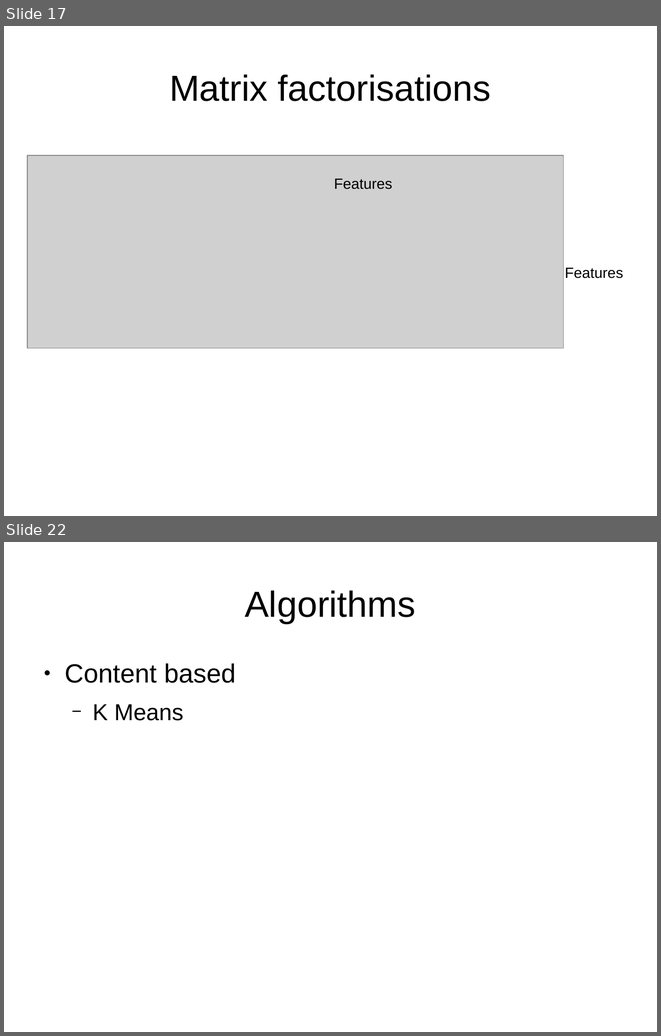
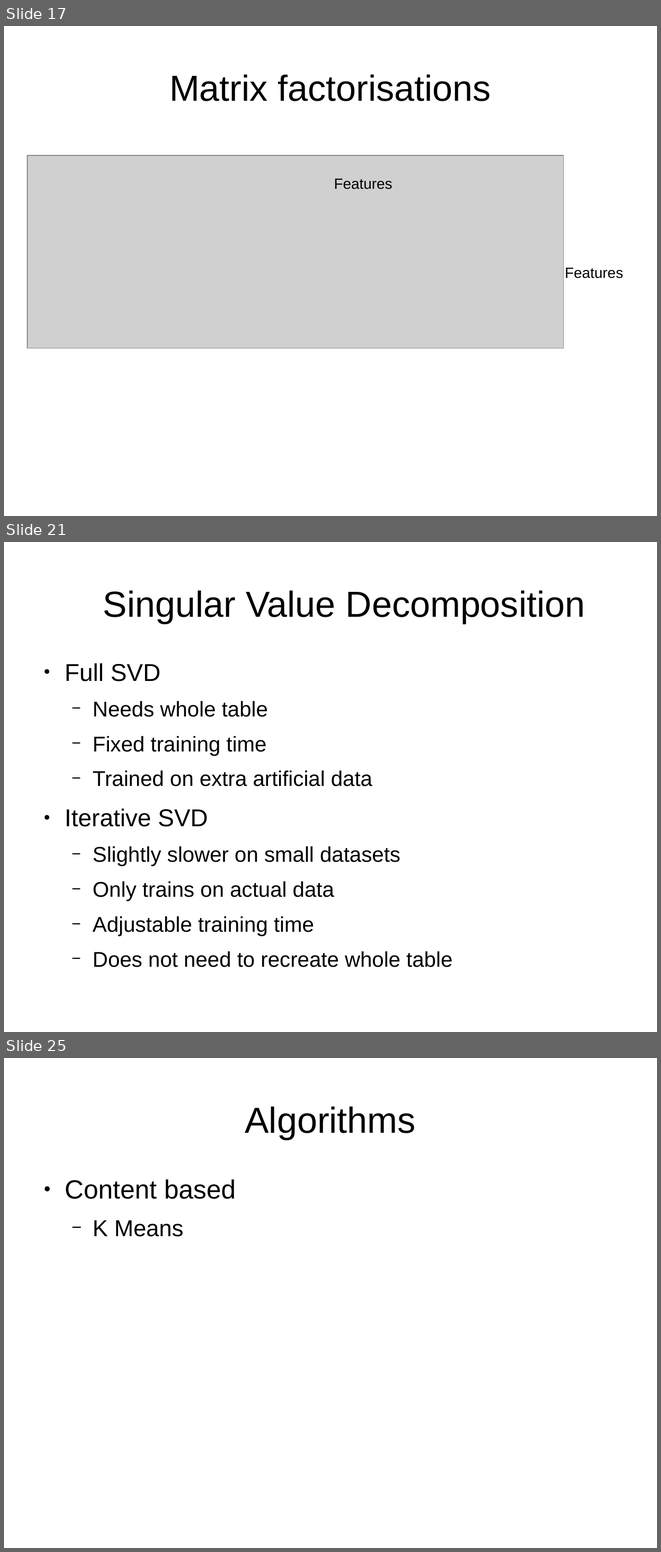
Before and after one commit to DriesSmit/Recommendation-System, a slide deck: Presentation.odp. Shown one above the other, each under a label of ours: slides 17 and 22 before the commit, slides 17, 21 and 25 after it; the slides between them are not shown. The pictures are 661x1036 and 661x1552 pixels, drawn with LibreOffice and Linux fonts; fonts in the diff are those of the drawing; grey boxes stand for pictures. Boxes give left, top, right and bottom in pixels: in the first picture for what was removed or moved away, otherwise in the second. Text is boxed around its words. In the diff, an @@ line names an element or a change of style, - is before the commit and + after.

```diff
--- a/Presentation.odp
+++ b/Presentation.odp
@@ slide 21 added at box(4, 542, 657, 1032), background #FFFFFF @@
@@ title added at box(103, 590, 585, 623), 44 pt, text #000000 @@
+  Singular Value Decomposition
@@ text added at box(64, 663, 452, 967), 25.9 pt, text #000000 @@
+● Full SVD
+  − Needs whole table
+  − Fixed training time
+  − Trained on extra artificial data
+● Iterative SVD
+  − Slightly slower on small datasets
+  − Only trains on actual data
+  − Adjustable training time
+  − Does not need to recreate whole table
@@ what was slide 22 is now slide 25 @@
```
Also in this commit, not shown: 3 slides changed, 10 other slides added, 1 slide removed, 4 other files.
